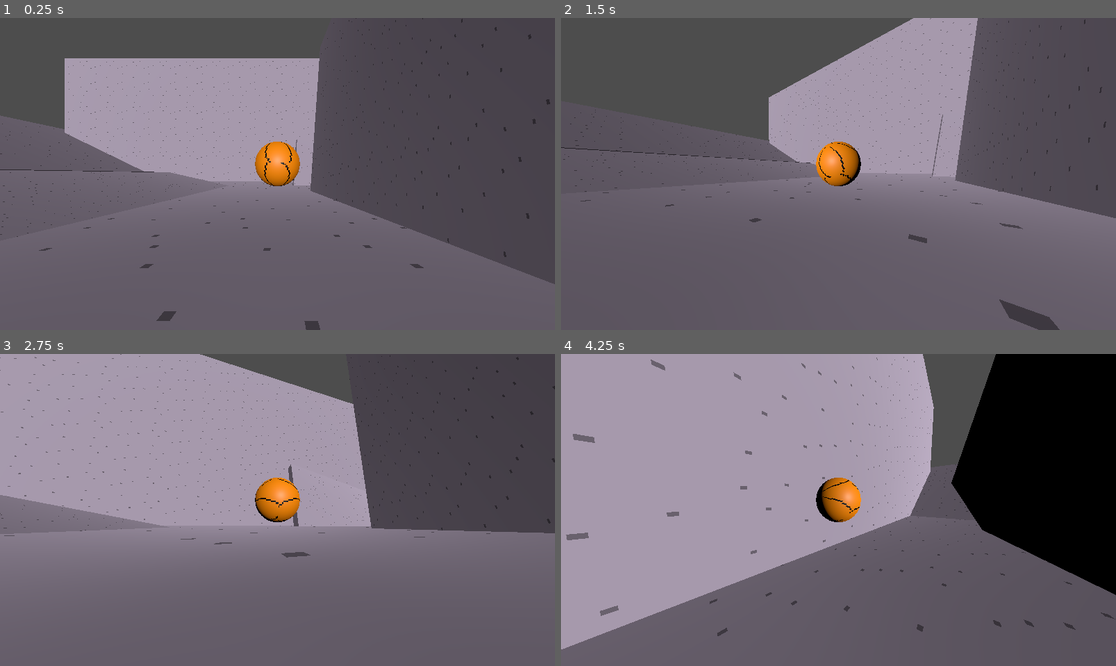
Above: before the commit, frames 1-4 (two rows, left to right).
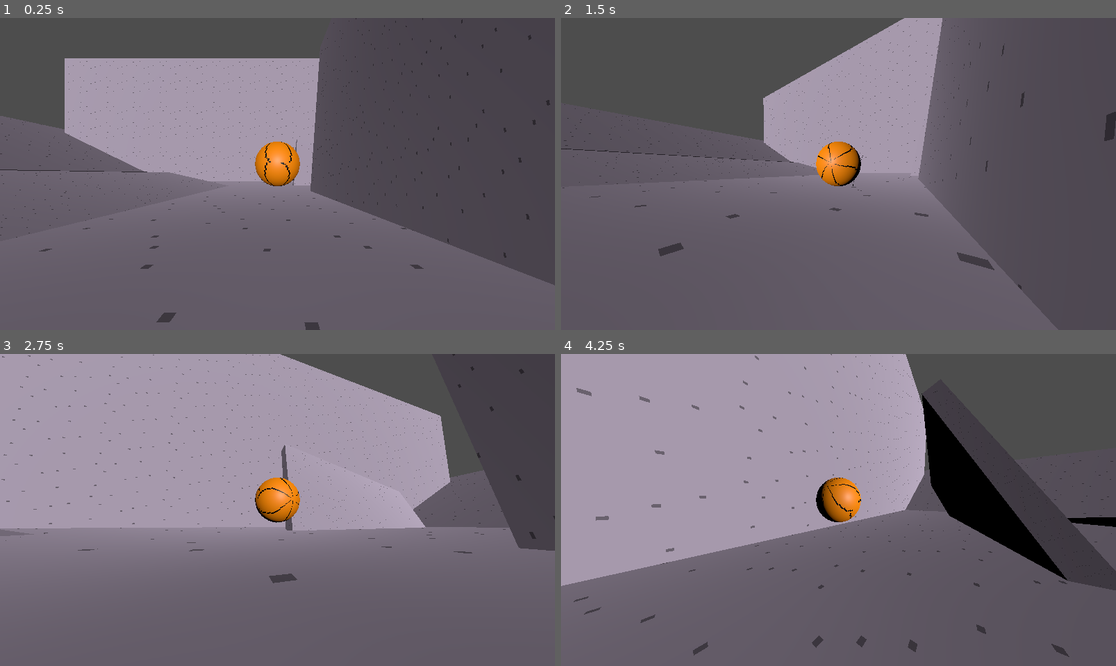
Above: after the commit, the same moments.

Repository: sleepycabbage/Murder-Balls
Game: Godot game, scene res://node_3d.tscn
Same seed, same stepped clock (60 frames per second), same inputs: the game is played once before the commit and once after it.
Inputs (mouse positions are in pixels of both pictures, inside the frame that each line leads up to):
- Up to frame 1 (0.25 s): no input
- Up to frame 2 (1.5 s): move the mouse to (866, 174) at 0.52 s; hold W (Forward) from 0.53 s (still down); tap Space (Jump) at 0.77 s; move the mouse to (810, 174) at 1.27 s
- Up to frame 3 (2.75 s): keep holding W (Forward); tap Space (Jump) at 1.52 s; move the mouse to (288, 503) at 2.02 s
- Up to frame 4 (4.25 s): keep holding W (Forward); move the mouse to (832, 516) at 2.77 s; tap Space (Jump) at 3.02, 3.77 s; move the mouse to (877, 513) at 3.52 s

The runs differ from the first frame. In frame 1, 0.5% of the frame differs, in the area x 0-100%, y 0-100%; in frame 2, 13%; in frame 3, 12%; in frame 4, 26%, in the area x 0-100%, y 0-98%.

Commit message:
dani's improved physics

Diff:
--- a/Movement.gd
+++ b/Movement.gd
@@ -10,7 +10,7 @@
 
 const movementSpeed=30
 
-const ACCELERATION=40
+const ACCELERATION = 400
 
 const airMovementSpeed=30
 
@@ -44,21 +44,17 @@
 	#get our input direction
 	var inputDirection=Input.get_vector("Left","Right","Forward","Backward")
 	#get the actual direction lol
-	var direction = (cameraHolder.transform.basis * Vector3(inputDirection.x,0,inputDirection.y)).normalized()
+	var direction = (cameraHolder.global_basis * Vector3(inputDirection.x,0,inputDirection.y)).normalized()
+
+	$MeshInstance3D.global_rotation = Vector3.ZERO
+	$MeshInstance3D.global_position = global_position + direction
+
+	#because torque is different
+	direction = direction.rotated(Vector3.UP,PI/2.0)
 
 	#movement uwu
 	if direction != Vector3.ZERO:
-		angular_velocity.z+=-direction.x*delta*ACCELERATION
-		angular_velocity.x+=direction.z*delta*ACCELERATION
-
-		if(quickTurn):
-			if(-sign(direction.x)!=sign(angular_velocity.z)):
-				angular_velocity.z=sign(-direction.x)*abs(angular_velocity.z)*TURNAROUNDMULTIPLIER
-			if(sign(direction.z)!=sign(angular_velocity.x)):
-				angular_velocity.x=sign(direction.z)*abs(angular_velocity.x)*TURNAROUNDMULTIPLIER
-
-		angular_velocity.z=clamp(angular_velocity.z,-movementSpeed,movementSpeed)
-		angular_velocity.x=clamp(angular_velocity.x,-movementSpeed,movementSpeed)
+		apply_torque(direction*delta*ACCELERATION)
 
 	# if we're below y -300 set us back to spawn with no speed
 	if(position.y<-300):
--- a/Player.tscn
+++ b/Player.tscn
@@ -24,6 +24,9 @@
 grow_amount = 0.095
 proximity_fade_distance = 0.0
 
+[sub_resource type="BoxMesh" id="BoxMesh_8rn86"]
+size = Vector3(0.1, 1, 0.1)
+
 [node name="Player" type="Node3D"]
 
 [node name="Player" type="RigidBody3D" parent="." node_paths=PackedStringArray("cameraHolder", "face")]
@@ -31,10 +34,11 @@
 collision_layer = 2
 physics_material_override = SubResource("PhysicsMaterial_eufuu")
 gravity_scale = 3.0
+linear_damp = 0.2
+angular_damp = 0.2
 script = ExtResource("1_fxe74")
 cameraHolder = NodePath("../CameraHolder")
 face = NodePath("Face")
-quickTurn = true
 
 [node name="Collider" type="CollisionShape3D" parent="Player"]
 shape = SubResource("SphereShape3D_wj73p")
@@ -49,5 +53,8 @@
 transform = Transform3D(-3.64261e-08, 0, 0.833333, 0, 0.833333, 0, -0.833333, 0, -3.64261e-08, 0.5, 0, 0)
 skeleton = NodePath("../..")
 
+[node name="MeshInstance3D" type="MeshInstance3D" parent="Player"]
+mesh = SubResource("BoxMesh_8rn86")
+
 [node name="CameraHolder" parent="." instance=ExtResource("2_pgxj6")]
 transform = Transform3D(1, 0, 0, 0, 1, 0, 0, 0, 1, 0, 0, 0)
Not shown: 1 places in Player.tscn that only renumber resources
